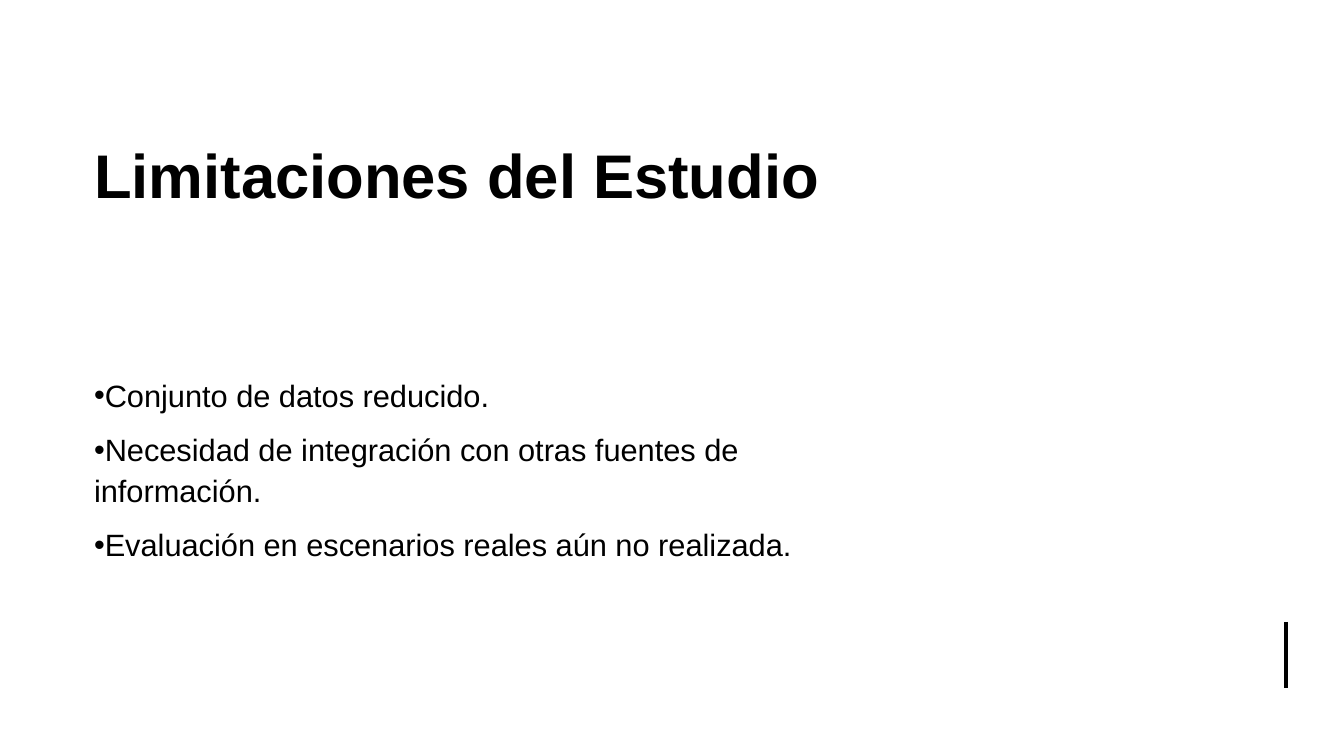
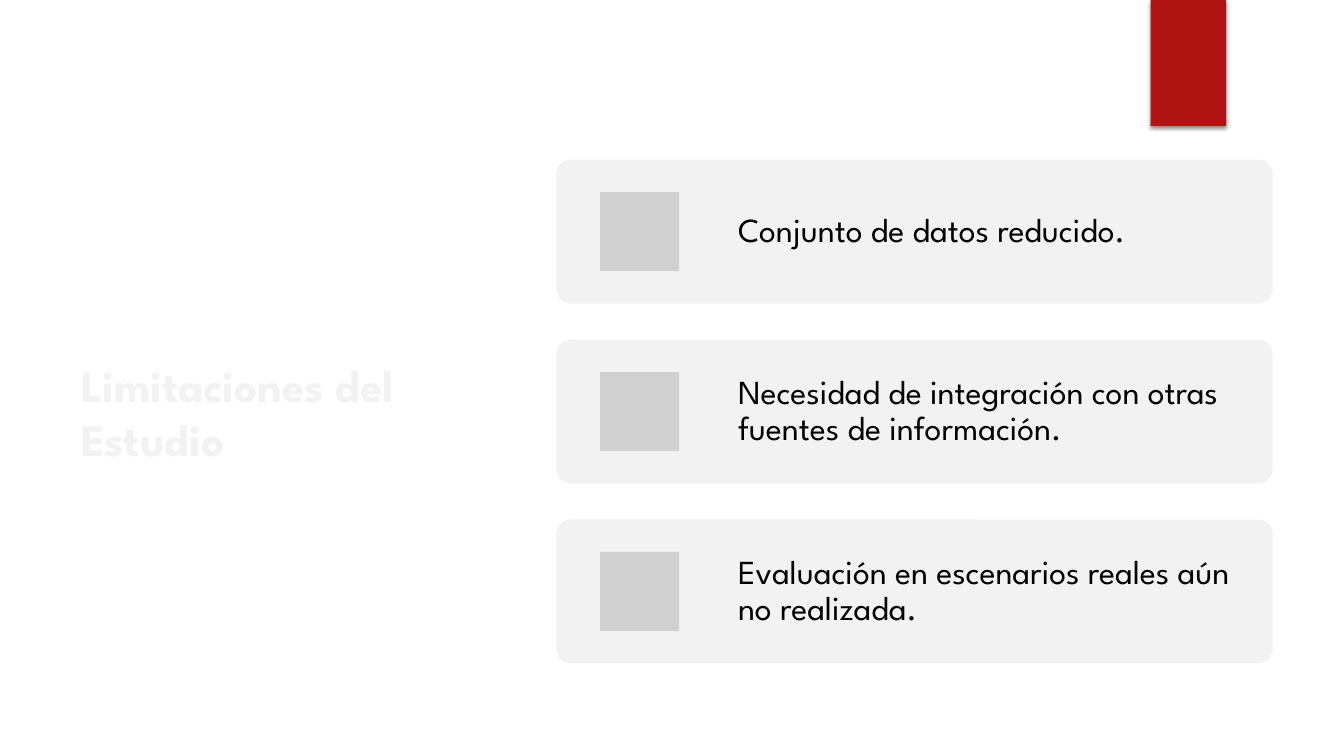
Before and after one commit to carlososorno9595/Analitica-de-datos, a slide deck: slide 11 of diapositiva seguridad informatica.pptx. Drawn at 1344x756 pixels with LibreOffice and Linux fonts; fonts in the diff are those of the drawing; grey boxes stand for pictures; background and template pictures are left out. Boxes give left, top, right and bottom in pixels: in the first picture for what was removed or moved away, otherwise in the second. Text is boxed around its words. In the diff, an @@ line names an element or a change of style, - is before the commit and + after.

```diff
--- a/diapositiva seguridad informatica.pptx
+++ b/diapositiva seguridad informatica.pptx
@@ rectangle removed at box(0, 0, 1344, 756) @@
@@ rectangle removed at box(0, 0, 1344, 280) @@
@@ freeform shape added at box(436, 0, 497, 409), fill #FFFFFF at 20% opacity @@
@@ freeform shape added at box(459, 0, 1344, 756), fill #FFFFFF @@
@@ rectangle added at box(1150, 0, 1226, 126), fill #B01513 @@
@@ title "Limitaciones del Estudio": place and size @@
-title "Limitaciones del Estudio" at box(94, 153, 819, 199)
+title "Limitaciones del Estudio" at box(71, 159, 413, 663)
@@ title "Limitaciones del Estudio" at box(71, 159, 413, 663): size 44 to 32 pt, font Arial to League Spartan, text colour #000000 to #F2F2F2 @@
@@ ellipse added at box(949, 185, 1259, 495), fill gradient #F3F3F3 @@
@@ text removed at box(94, 384, 791, 557) @@
-• Conjunto de datos reducido.
-• Necesidad de integración con otras fuentes de información.
-• Evaluación en escenarios reales aún no realizada.
@@ group added at box(557, 159, 1272, 663): 3 rounded rectangles, 3 pictures, 3 texts @@
+Conjunto de datos reducido.
+Necesidad de integración con otras fuentes de información.
+Evaluación en escenarios reales aún no realizada.
@@ line removed from (1287, 622) to (1287, 688) @@
```
Also in this commit, not shown: 11 other slides changed.
